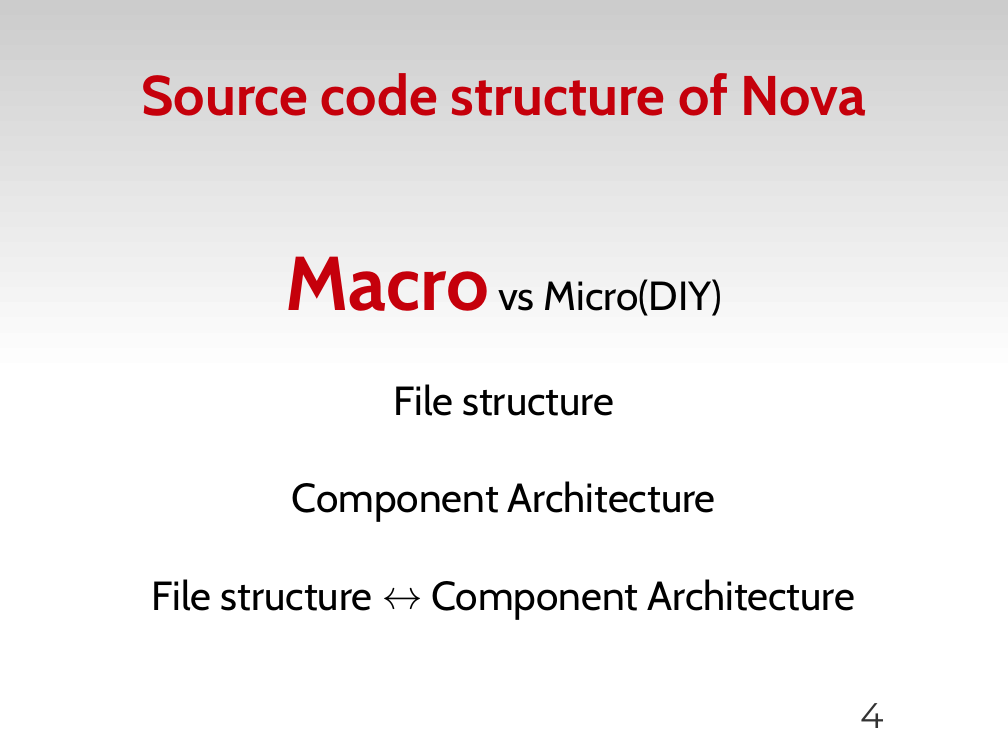
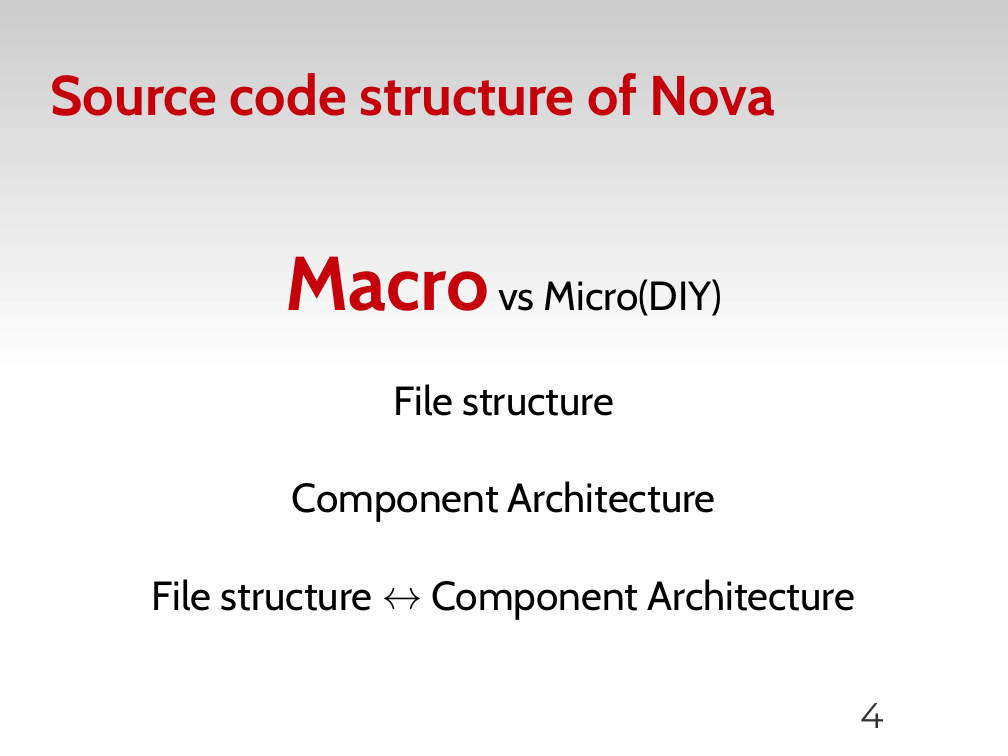
Before and after one commit to zyluo/talk-COSUG-2012, a slide deck: slide 4 of COSUG-2012.odp. Drawn at 1008x756 pixels with LibreOffice and Linux fonts; fonts in the diff are those of the drawing; background and template pictures are left out. Boxes give left, top, right and bottom in pixels: in the first picture for what was removed or moved away, otherwise in the second. Text is boxed around its words. In the diff, an @@ line names an element or a change of style, - is before the commit and + after.

```diff
--- a/COSUG-2012.odp
+++ b/COSUG-2012.odp
@@ title "Source code structure of Nova" at [50,73,775,116]: alignment centre to left @@
```
Also in this commit, not shown: 17 other slides changed, 1 slide added.
